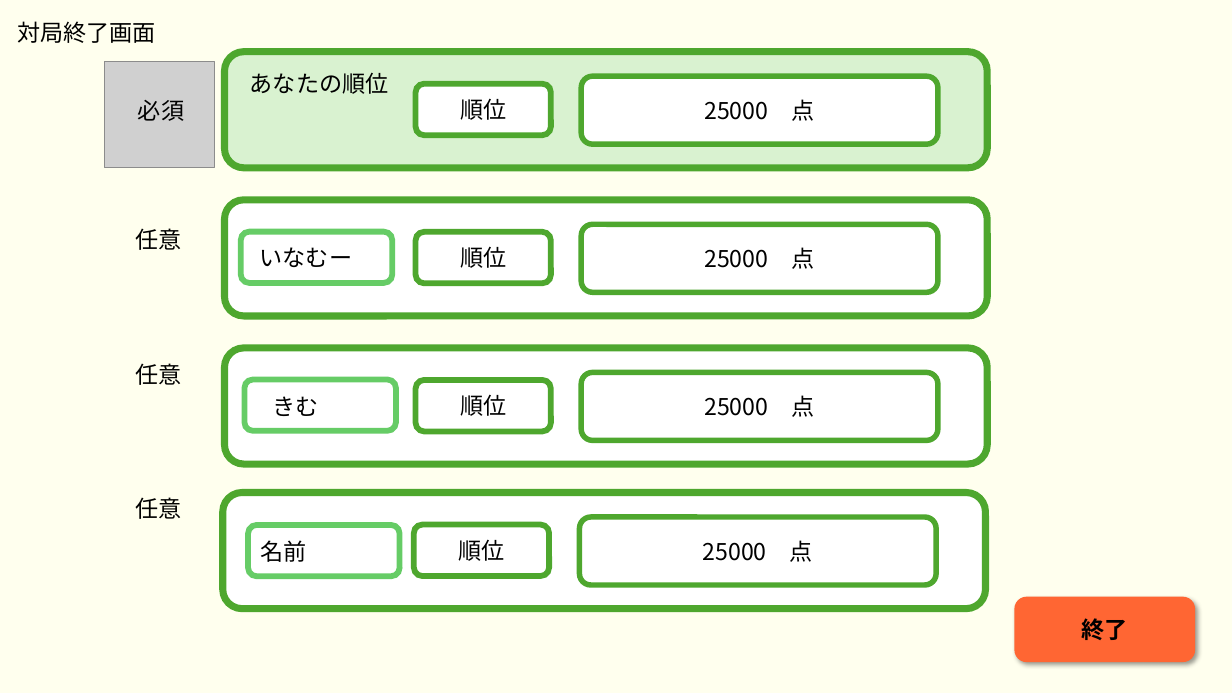
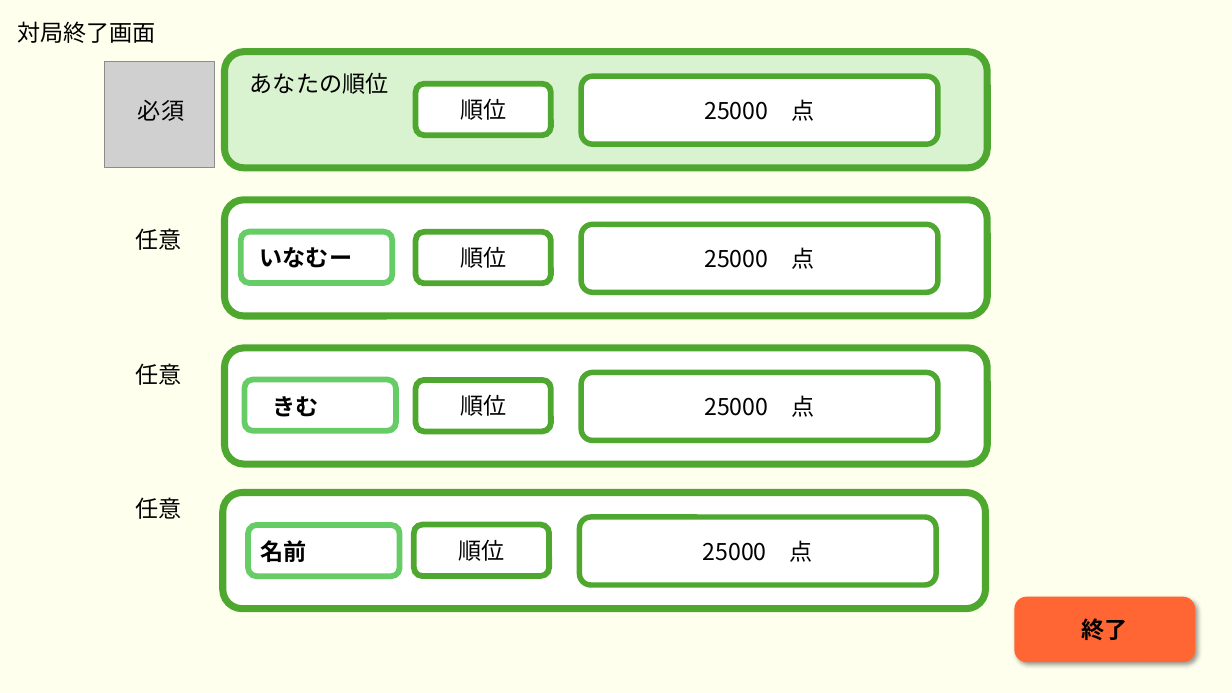
Before and after one commit to plusdojo2024/B5, a slide deck: slide 16 of doc/02_外部設計/外部設計_麻雀アプリ.pptx (slide 15 before the commit). Drawn at 1232x693 pixels with LibreOffice and Linux fonts; fonts in the diff are those of the drawing; grey boxes stand for pictures. Boxes give left, top, right and bottom in pixels: in the first picture for what was removed or moved away, otherwise in the second. Text is boxed around its words. In the diff, an @@ line names an element or a change of style, - is before the commit and + after.

```diff
--- a/doc/02_外部設計/外部設計_麻雀アプリ.pptx
+++ b/doc/02_外部設計/外部設計_麻雀アプリ.pptx
@@ bold on in 3 elements at [260,247,352,268], [273,396,319,417], [260,540,306,562] @@
```
Also in this commit, not shown: 2 other slides changed, 1 slide added, 2 other files.
